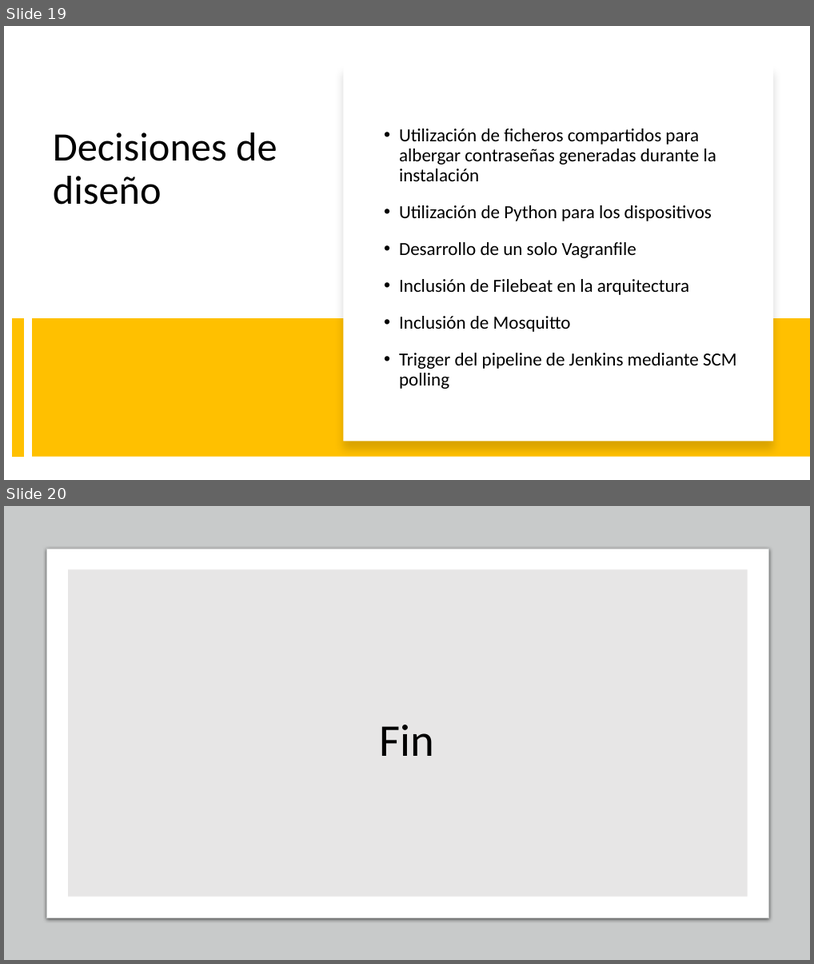
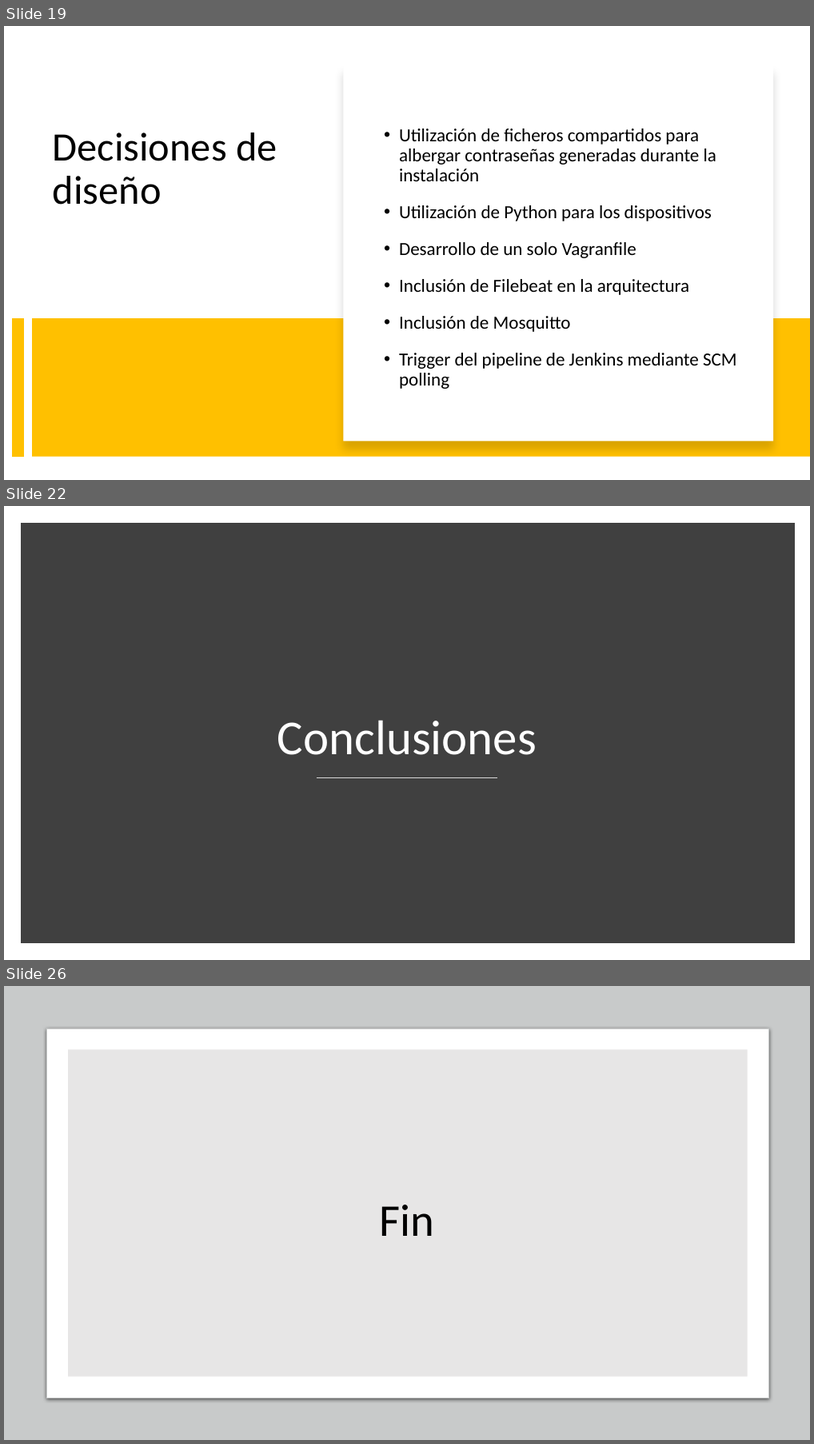
Before and after one commit to alfonsodiezramirez-upm/vagrant-ELK-edgeCluster, a slide deck: Presentación PFM.pptx. Shown one above the other, each under a label of ours: slides 19 and 20 before the commit, slides 19, 22 and 26 after it; the slides between them are not shown. The pictures are 814x964 and 814x1444 pixels, drawn with LibreOffice and Linux fonts; fonts in the diff are those of the drawing. Boxes give left, top, right and bottom in pixels: in the first picture for what was removed or moved away, otherwise in the second. Text is boxed around its words. In the diff, an @@ line names an element or a change of style, - is before the commit and + after.

```diff
--- a/Presentación PFM.pptx
+++ b/Presentación PFM.pptx
@@ slide 22 added at box(4, 506, 810, 960), background #FFFFFF @@
@@ rectangle added at box(25, 527, 791, 939), fill #404040, outline #404040 10 pt @@
@@ title added at box(278, 720, 537, 755), 58 pt, text #FFFFFF @@
+Conclusiones
@@ line added from (317, 778) to (498, 778), #D9D9D9 1 pt @@
@@ what was slide 20 is now slide 26 @@
```
Also in this commit, not shown: 2 slides changed, 5 other slides added.
